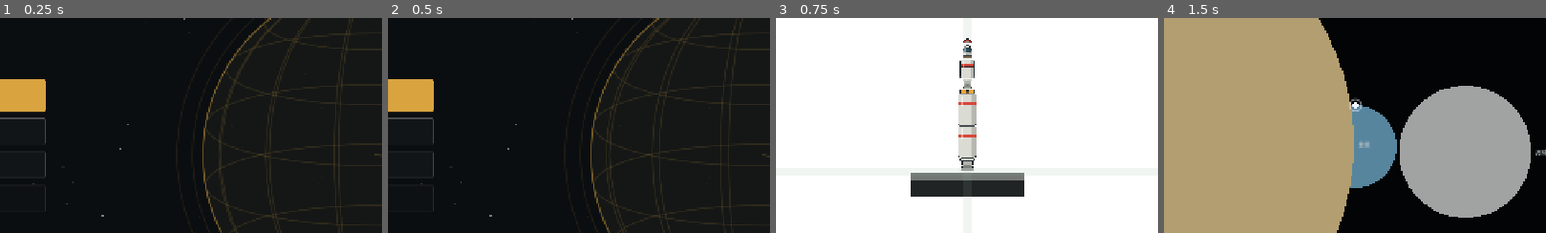
Above: before the commit, frames 1-4 (left to right).
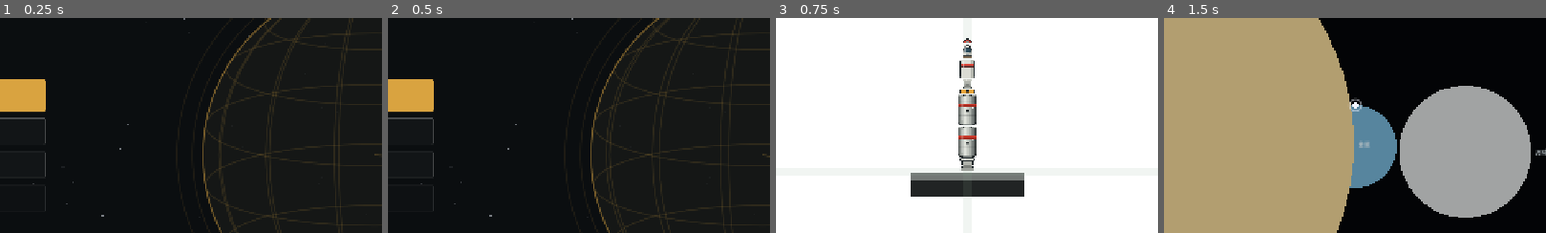
Above: after the commit, the same moments.

Repository: JeanWenzelCN/SputnikMoment
Game: Godot game, scene res://scenes/Main.tscn
Two runs of this game, one before a commit and one after it. Both use one fixed random seed, a clock stepped at 60 frames per second and the inputs below.
Inputs:
- Up to frame 1 (0.25 s): no input
- Up to frame 2 (0.5 s): no input
- Up to frame 3 (0.75 s): click "开始飞行" at 0.5 s
- Up to frame 4 (1.5 s): click "地图" at 1.25 s
The pictures show only the part of the screen within x 25-75%, y 20-70%; the shares and areas given below are measured in that part.

Frames 1-2 are identical in both runs. In frame 3, 1.1% of the frame differs, in the area x 47-53%, y 35-65%; in frame 4, nothing differs.

Commit message:
建造界面去地球遮挡；地面无推力时锁定姿态；重型引擎/中级燃料罐按F-1参考重绘

Diff:
--- a/assets/parts/eng_l.svg
+++ b/assets/parts/eng_l.svg
@@ -1,8 +1,90 @@
 <?xml version="1.0" encoding="UTF-8"?>
 <svg xmlns="http://www.w3.org/2000/svg" width="280" height="240" viewBox="0 0 280 240">
-  <rect x="12" y="6" width="256" height="46" rx="10" fill="#c9cbc3" stroke="#222a2d" stroke-width="8"/>
-  <rect x="40" y="52" width="200" height="56" fill="#b0b3ac" stroke="#222a2d" stroke-width="8"/>
-  <path d="M58 108 L222 108 L258 220 L22 220 Z" fill="#9ea29c" stroke="#222a2d" stroke-width="9" stroke-linejoin="round"/>
-  <path d="M70 118 L210 118 L230 172 L50 172 Z" fill="#7d817c"/>
-  <rect x="96" y="16" width="14" height="34" fill="#ffffff" opacity="0.4"/>
+  <defs>
+    <linearGradient id="body" x1="0" y1="0" x2="1" y2="0">
+      <stop offset="0" stop-color="#464b4a"/>
+      <stop offset="0.16" stop-color="#9aa09b"/>
+      <stop offset="0.40" stop-color="#dcdfd7"/>
+      <stop offset="0.60" stop-color="#b6bbb4"/>
+      <stop offset="0.84" stop-color="#6b7170"/>
+      <stop offset="1" stop-color="#383d3c"/>
+    </linearGradient>
+    <linearGradient id="noz" x1="0" y1="0" x2="1" y2="0">
+      <stop offset="0" stop-color="#1e2426"/>
+      <stop offset="0.18" stop-color="#565e60"/>
+      <stop offset="0.42" stop-color="#8d9597"/>
+      <stop offset="0.66" stop-color="#565e60"/>
+      <stop offset="1" stop-color="#191f21"/>
+    </linearGradient>
+    <linearGradient id="pipe" x1="0" y1="0" x2="1" y2="0">
+      <stop offset="0" stop-color="#343a3c"/>
+      <stop offset="0.45" stop-color="#a6aca8"/>
+      <stop offset="1" stop-color="#2f3436"/>
+    </linearGradient>
+    <linearGradient id="cham" x1="0" y1="0" x2="1" y2="0">
+      <stop offset="0" stop-color="#3a3f40"/>
+      <stop offset="0.3" stop-color="#a3a9a4"/>
+      <stop offset="0.55" stop-color="#cfd3cb"/>
+      <stop offset="1" stop-color="#3d4243"/>
+    </linearGradient>
+  </defs>
+
+  <!-- 万向支架 -->
+  <rect x="98" y="2" width="84" height="13" rx="4" fill="#c4c9c3" stroke="#1b2123" stroke-width="4"/>
+  <circle cx="110" cy="8.5" r="3.2" fill="#eef1ea"/>
+  <circle cx="170" cy="8.5" r="3.2" fill="#eef1ea"/>
+
+  <!-- 涡轮泵组 -->
+  <rect x="72" y="15" width="136" height="48" rx="9" fill="url(#body)" stroke="#1b2123" stroke-width="5"/>
+  <ellipse cx="104" cy="39" rx="17" ry="17" fill="url(#body)" stroke="#1b2123" stroke-width="4"/>
+  <ellipse cx="104" cy="39" rx="7" ry="7" fill="#2a3032" stroke="#9aa09b" stroke-width="1.6"/>
+  <ellipse cx="176" cy="39" rx="17" ry="17" fill="url(#body)" stroke="#1b2123" stroke-width="4"/>
+  <ellipse cx="176" cy="39" rx="7" ry="7" fill="#2a3032" stroke="#9aa09b" stroke-width="1.6"/>
+  <rect x="128" y="26" width="24" height="26" rx="4" fill="#8d938f" stroke="#1b2123" stroke-width="3"/>
+
+  <!-- 主燃料/氧化剂管路 -->
+  <path d="M84 60 C68 74 66 92 78 104" stroke="#151a1c" stroke-width="14" fill="none" stroke-linecap="round"/>
+  <path d="M84 60 C68 74 66 92 78 104" stroke="url(#pipe)" stroke-width="9" fill="none" stroke-linecap="round"/>
+  <path d="M196 60 C212 74 214 92 202 104" stroke="#151a1c" stroke-width="14" fill="none" stroke-linecap="round"/>
+  <path d="M196 60 C212 74 214 92 202 104" stroke="url(#pipe)" stroke-width="9" fill="none" stroke-linecap="round"/>
+  <rect x="74" y="96" width="18" height="12" rx="3" fill="#b9beb8" stroke="#1b2123" stroke-width="3"/>
+  <rect x="188" y="96" width="18" height="12" rx="3" fill="#b9beb8" stroke="#1b2123" stroke-width="3"/>
+
+  <!-- 燃烧室 -->
+  <path d="M96 62 L184 62 L196 104 L84 104 Z" fill="url(#cham)" stroke="#1b2123" stroke-width="5"/>
+  <path d="M92 82 L188 82" stroke="#1b2123" stroke-width="3" opacity="0.5"/>
+  <path d="M96 92 L184 92" stroke="#1b2123" stroke-width="2.5" opacity="0.35"/>
+
+  <!-- 钟形喷管外壁 -->
+  <path d="M84 104 C74 132 34 178 22 214 L258 214 C246 178 206 132 196 104 Z" fill="url(#noz)" stroke="#161c1e" stroke-width="6" stroke-linejoin="round"/>
+
+  <!-- 冷却管束 -->
+  <g stroke="#0f1415" stroke-width="2" opacity="0.75" fill="none">
+    <path d="M92 108 C84 138 52 180 40 210"/>
+    <path d="M104 108 C98 140 70 182 60 210"/>
+    <path d="M116 108 C112 142 90 184 82 210"/>
+    <path d="M128 108 C126 144 110 186 104 210"/>
+    <path d="M152 108 C154 144 170 186 176 210"/>
+    <path d="M164 108 C168 142 190 184 198 210"/>
+    <path d="M176 108 C182 140 210 182 220 210"/>
+    <path d="M188 108 C196 138 228 180 240 210"/>
+  </g>
+  <g stroke="#c8cec8" stroke-width="1.1" opacity="0.30" fill="none">
+    <path d="M100 110 C94 140 66 182 54 210"/>
+    <path d="M140 110 C140 144 132 186 130 210"/>
+    <path d="M180 110 C186 140 212 182 226 210"/>
+  </g>
+
+  <!-- 出口环 -->
+  <path d="M20 212 L260 212" stroke="#1a2022" stroke-width="9"/>
+  <path d="M22 208 L258 208" stroke="#b9beb8" stroke-width="2" opacity="0.5"/>
+  <ellipse cx="140" cy="220" rx="120" ry="9" fill="#0d1112" stroke="#3f4547" stroke-width="2"/>
+
+  <!-- 铭牌 -->
+  <rect x="112" y="152" width="56" height="20" rx="3" fill="#20262a" stroke="#0f1415" stroke-width="2"/>
+  <rect x="116" y="157" width="48" height="2.5" fill="#8d9597"/>
+  <rect x="116" y="162" width="34" height="2.5" fill="#8d9597"/>
+
+  <!-- 高光 -->
+  <path d="M108 106 C100 140 74 182 64 210 L86 210 C96 178 116 138 122 106 Z" fill="#ffffff" opacity="0.10"/>
 </svg>
--- a/assets/parts/tank_m.svg
+++ b/assets/parts/tank_m.svg
@@ -1,11 +1,72 @@
 <?xml version="1.0" encoding="UTF-8"?>
 <svg xmlns="http://www.w3.org/2000/svg" width="240" height="400" viewBox="0 0 240 400">
-  <rect x="7" y="7" width="226" height="386" rx="20" fill="#dadbd3"/>
-  <path d="M168 7 h65 v386 h-65 z" fill="#b6b8b0"/>
-  <rect x="7" y="7" width="226" height="386" rx="20" fill="none" stroke="#222a2d" stroke-width="8"/>
-  <rect x="7" y="104" width="226" height="48" fill="#d9463a"/>
-  <rect x="7" y="104" width="226" height="48" fill="none" stroke="#222a2d" stroke-width="6"/>
-  <line x1="7" y1="248" x2="233" y2="248" stroke="#222a2d" stroke-width="4" opacity="0.4"/>
-  <line x1="7" y1="330" x2="233" y2="330" stroke="#222a2d" stroke-width="4" opacity="0.4"/>
-  <rect x="44" y="24" width="20" height="150" fill="#ffffff" opacity="0.45" rx="10"/>
+  <defs>
+    <linearGradient id="cyl" x1="0" y1="0" x2="1" y2="0">
+      <stop offset="0" stop-color="#3f4443"/>
+      <stop offset="0.14" stop-color="#9ba19c"/>
+      <stop offset="0.36" stop-color="#e2e5dd"/>
+      <stop offset="0.56" stop-color="#c4c8c1"/>
+      <stop offset="0.80" stop-color="#7b817e"/>
+      <stop offset="1" stop-color="#343938"/>
+    </linearGradient>
+    <linearGradient id="cap" x1="0" y1="0" x2="0" y2="1">
+      <stop offset="0" stop-color="#e8ebe3"/>
+      <stop offset="1" stop-color="#9aa09b"/>
+    </linearGradient>
+    <linearGradient id="band" x1="0" y1="0" x2="0" y2="1">
+      <stop offset="0" stop-color="#e04a38"/>
+      <stop offset="0.5" stop-color="#c23528"/>
+      <stop offset="1" stop-color="#8a2016"/>
+    </linearGradient>
+  </defs>
+
+  <!-- 罐体 -->
+  <rect x="10" y="12" width="220" height="376" rx="22" fill="url(#cyl)" stroke="#1b2123" stroke-width="6"/>
+
+  <!-- 上下端盖 -->
+  <path d="M12 34 Q120 4 228 34 L228 20 Q120 -4 12 20 Z" fill="url(#cap)" stroke="#1b2123" stroke-width="4"/>
+  <path d="M12 366 Q120 396 228 366 L228 380 Q120 400 12 380 Z" fill="#7d8380" stroke="#1b2123" stroke-width="4"/>
+
+  <!-- 环焊缝 -->
+  <g stroke="#1b2123" stroke-width="3" opacity="0.55">
+    <line x1="11" y1="96" x2="229" y2="96"/>
+    <line x1="11" y1="182" x2="229" y2="182"/>
+    <line x1="11" y1="268" x2="229" y2="268"/>
+    <line x1="11" y1="340" x2="229" y2="340"/>
+  </g>
+  <g stroke="#f2f5ee" stroke-width="1.2" opacity="0.35">
+    <line x1="11" y1="93" x2="229" y2="93"/>
+    <line x1="11" y1="179" x2="229" y2="179"/>
+    <line x1="11" y1="265" x2="229" y2="265"/>
+    <line x1="11" y1="337" x2="229" y2="337"/>
+  </g>
+
+  <!-- 铆钉 -->
+  <g fill="#eef1ea" opacity="0.85">
+    <circle cx="26" cy="88" r="2.2"/><circle cx="66" cy="88" r="2.2"/><circle cx="106" cy="88" r="2.2"/><circle cx="146" cy="88" r="2.2"/><circle cx="186" cy="88" r="2.2"/><circle cx="214" cy="88" r="2.2"/>
+    <circle cx="26" cy="104" r="2.2"/><circle cx="66" cy="104" r="2.2"/><circle cx="106" cy="104" r="2.2"/><circle cx="146" cy="104" r="2.2"/><circle cx="186" cy="104" r="2.2"/><circle cx="214" cy="104" r="2.2"/>
+    <circle cx="26" cy="174" r="2.2"/><circle cx="66" cy="174" r="2.2"/><circle cx="106" cy="174" r="2.2"/><circle cx="146" cy="174" r="2.2"/><circle cx="186" cy="174" r="2.2"/><circle cx="214" cy="174" r="2.2"/>
+    <circle cx="26" cy="260" r="2.2"/><circle cx="66" cy="260" r="2.2"/><circle cx="106" cy="260" r="2.2"/><circle cx="146" cy="260" r="2.2"/><circle cx="186" cy="260" r="2.2"/><circle cx="214" cy="260" r="2.2"/>
+    <circle cx="26" cy="332" r="2.2"/><circle cx="66" cy="332" r="2.2"/><circle cx="106" cy="332" r="2.2"/><circle cx="146" cy="332" r="2.2"/><circle cx="186" cy="332" r="2.2"/><circle cx="214" cy="332" r="2.2"/>
+  </g>
+
+  <!-- 涂装环带 -->
+  <rect x="10" y="120" width="220" height="46" fill="url(#band)"/>
+  <rect x="10" y="120" width="220" height="4" fill="#f7cfc7" opacity="0.75"/>
+  <rect x="10" y="162" width="220" height="4" fill="#5c1109" opacity="0.8"/>
+
+  <!-- 检修口 -->
+  <circle cx="120" cy="224" r="24" fill="#b6bbb4" stroke="#1b2123" stroke-width="4"/>
+  <circle cx="120" cy="224" r="15" fill="#8f9591" stroke="#1b2123" stroke-width="3"/>
+  <g fill="#e8ebe3">
+    <circle cx="120" cy="204" r="2.4"/><circle cx="120" cy="244" r="2.4"/>
+    <circle cx="100" cy="224" r="2.4"/><circle cx="140" cy="224" r="2.4"/>
+  </g>
+
+  <!-- 纵向焊缝 -->
+  <line x1="176" y1="40" x2="176" y2="360" stroke="#1b2123" stroke-width="2.5" opacity="0.35"/>
+
+  <!-- 高光 -->
+  <rect x="52" y="44" width="20" height="300" rx="10" fill="#ffffff" opacity="0.22"/>
+  <rect x="80" y="44" width="6" height="300" rx="3" fill="#ffffff" opacity="0.10"/>
 </svg>
--- a/scripts/flight/flight_view.gd
+++ b/scripts/flight/flight_view.gd
@@ -262,7 +262,11 @@
 		angv = lerpf(angv, 0.0, clampf(delta * 2.0, 0.0, 1.0))
 
 	angv = clampf(angv, -1.7, 1.7)
-	rot += angv * delta
+	if landed and throttle < 0.02:
+		# 在地面上，没有推力时不改变姿态
+		angv = 0.0
+	else:
+		rot += angv * delta
 
 
 func sas_target_angle() -> float:
--- a/scripts/ui/builder_screen.gd
+++ b/scripts/ui/builder_screen.gd
@@ -8,7 +8,6 @@
 const Parts := preload("res://scripts/data/parts.gd")
 const Preview := preload("res://scripts/ui/build_preview.gd")
 const PartIcon := preload("res://scripts/ui/part_icon.gd")
-const Backdrop := preload("res://scripts/ui/globe_backdrop.gd")
 
 var design = null
 var _preview = null
@@ -26,7 +25,11 @@
 
 
 func _build() -> void:
-	add_child(Backdrop.new())
+	var bg := ColorRect.new()
+	bg.set_anchors_and_offsets_preset(Control.PRESET_FULL_RECT)
+	bg.color = Color(0.035, 0.043, 0.050, 1.0)
+	bg.mouse_filter = Control.MOUSE_FILTER_IGNORE
+	add_child(bg)
 
 	var title := UI.label("火箭设计", 28, UI.TEXT)
 	UI.at(title, Vector2(48, 30), Vector2(300, 36))
